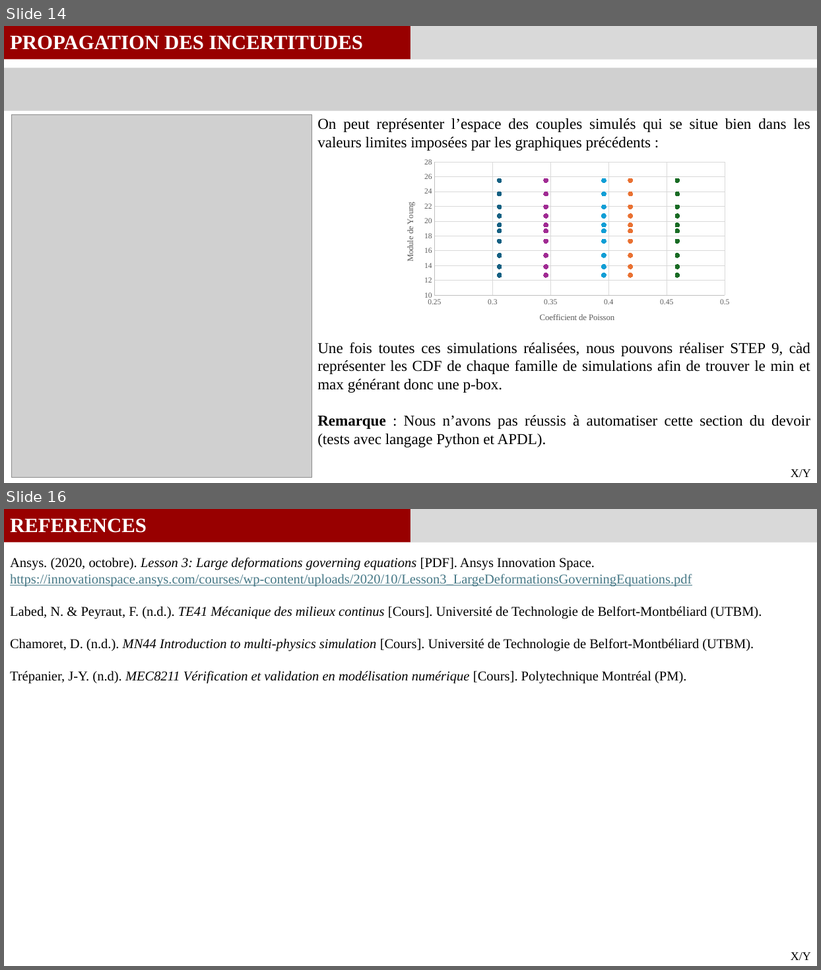
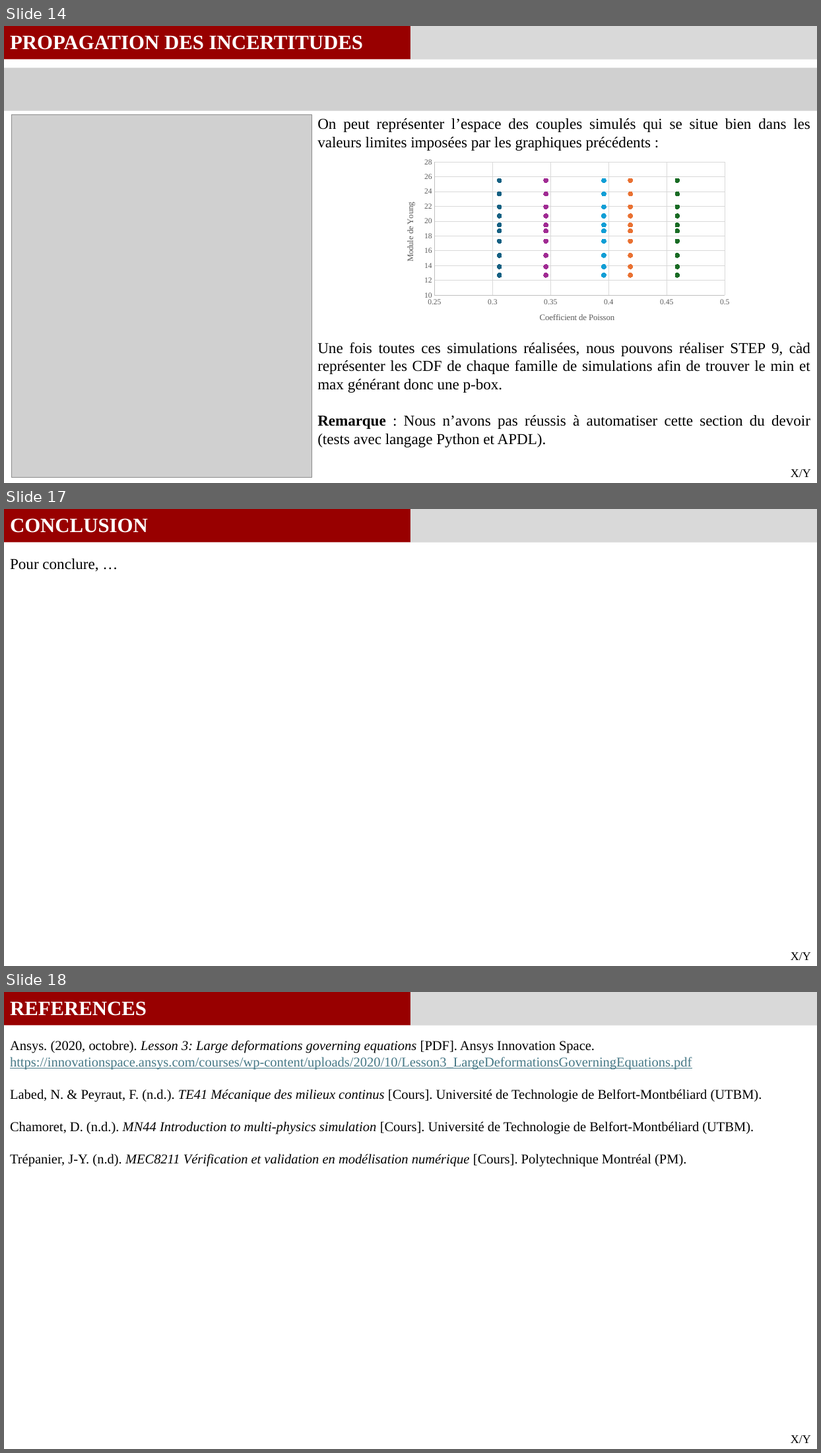
Before and after one commit to GauthierBRUNEL/MEC8211_projet, a slide deck: 03_Rapport/Rapport_Projet.pptx. Shown one above the other, each under a label of ours: slides 14 and 16 before the commit, slides 14, 17 and 18 after it; the slides between them are not shown. The pictures are 821x970 and 821x1453 pixels, drawn with LibreOffice and Linux fonts; fonts in the diff are those of the drawing; grey boxes stand for pictures. Boxes give left, top, right and bottom in pixels: in the first picture for what was removed or moved away, otherwise in the second. Text is boxed around its words. In the diff, an @@ line names an element or a change of style, - is before the commit and + after.

```diff
--- a/03_Rapport/Rapport_Projet.pptx
+++ b/03_Rapport/Rapport_Projet.pptx
@@ slide 17 added at bbox=[4, 509, 817, 966], background #FFFFFF @@
@@ rectangle added at bbox=[4, 509, 411, 543], fill #980000 @@
@@ text added at bbox=[10, 518, 148, 533], 24 pt, text #FFFFFF, bold @@
+CONCLUSION
@@ rectangle added at bbox=[411, 509, 817, 543], fill #D9D9D9 @@
@@ text added at bbox=[10, 559, 98, 572], 18 pt, text #000000 @@
+Pour conclure, …
@@ text added at bbox=[791, 953, 811, 960], 14 pt, text #000000 @@
+X/Y
@@ what was slide 16 is now slide 18 @@
```
Also in this commit, not shown: 3 slides changed, 1 other slide added.
